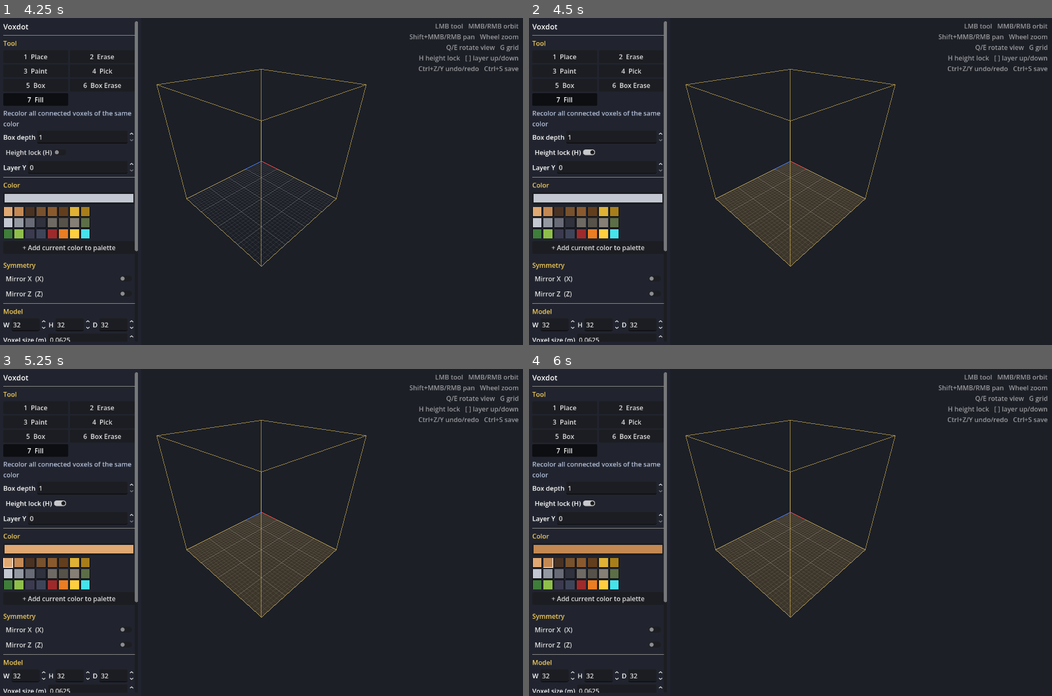
Above: before the commit, frames 1-4 (two rows, left to right).
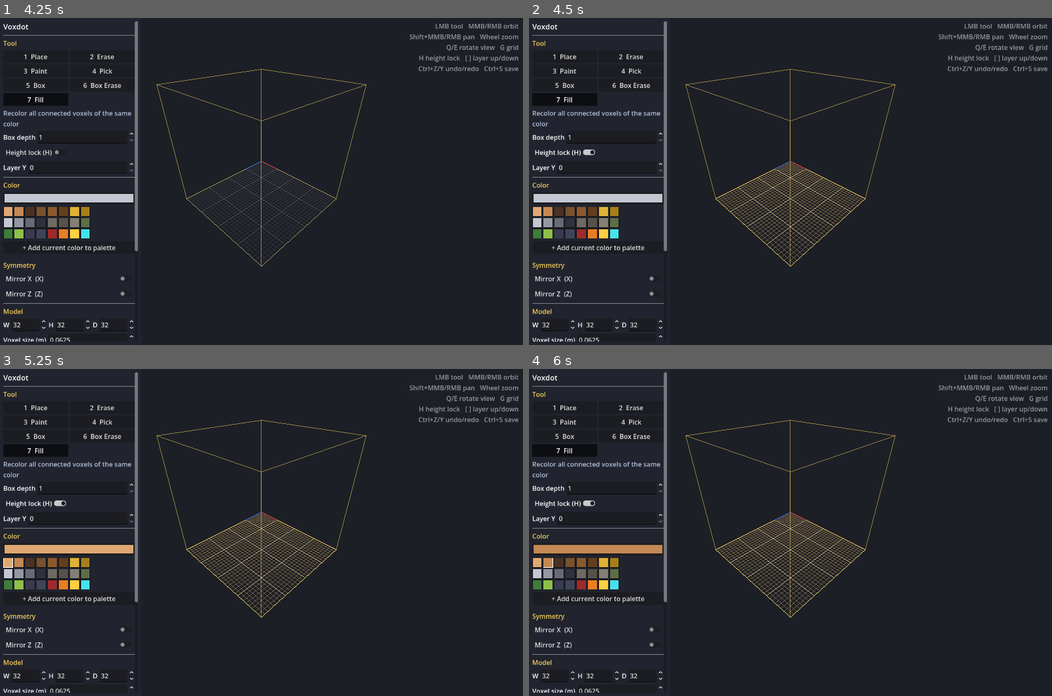
Above: after the commit, the same moments.

Repository: teomurgi/voxdot
Game: Godot game, scene res://scenes/voxdot.tscn
Same seed, same stepped clock (60 frames per second), same inputs: the game is played once before the commit and once after it.
Inputs (mouse positions are in pixels of both pictures, inside the frame that each line leads up to):
- Up to frame 1 (4.25 s): click "1 Place" at 0.5 s; click "3 Paint" at 1.25 s; click "4 Pick" at 2 s; click "5 Box" at 2.75 s; click "7 Fill" at 3.5 s
- Up to frame 2 (4.5 s): click "Height lock (H)" at 4.25 s
- Up to frame 3 (5.25 s): click (10, 561) at 5.02 s
- Up to frame 4 (6 s): click (549, 561) at 5.77 s

Frame 1 is identical in both runs. In frame 2, 4.6% of the frame differs, in the area x 35-65%, y 44-76%; in frame 3, 4.6%; in frame 4, 4.6%.

Commit message:
Add README screenshots and a golden work-plane overlay
- docs/screenshots/: three 1440x900 captures of the editor (castle model,
  box tool preview, height lock), generated by tools/make_screenshots.gd,
  which drives the editor scene in a SubViewport and saves the frames
- The height-lock work plane is now drawn as a golden line grid over the
  model's footprint instead of a filled sheet, so it no longer muddies the
  colours of the model underneath and it follows the model as it grows
- README: hero image, a Screenshots section and how to regenerate them

Diff:
--- a/scripts/editor/voxel_model_editor.gd
+++ b/scripts/editor/voxel_model_editor.gd
@@ -85,7 +85,10 @@
 func _ready() -> void:
 	_build_world()
 	_build_ui()
-	doc.changed.connect(func() -> void: _mesh_dirty = true)
+	doc.changed.connect(func() -> void:
+		_mesh_dirty = true
+		if height_lock:
+			_update_layer_plane())
 	doc.meta_changed.connect(_on_meta_changed)
 	doc.history_changed.connect(_refresh_history_buttons)
 	_on_meta_changed()
@@ -196,8 +199,11 @@
 
 	_mirror_x_mi = _make_mirror_plane("MirrorX")
 	_mirror_z_mi = _make_mirror_plane("MirrorZ")
-	_layer_mi = _make_mirror_plane("WorkLayer")
-	((_layer_mi.mesh as QuadMesh).material as StandardMaterial3D).albedo_color = Color(1.0, 0.75, 0.25, 0.14)
+	_layer_mi = MeshInstance3D.new()
+	_layer_mi.name = "WorkLayer"
+	_layer_mi.cast_shadow = GeometryInstance3D.SHADOW_CASTING_SETTING_OFF
+	_layer_mi.visible = false
+	add_child(_layer_mi)
 
 
 func _make_mirror_plane(node_name: String) -> MeshInstance3D:
@@ -284,12 +290,63 @@
 	_update_layer_plane()
 
 
+## Draws the work layer as a golden slice grid over the model's footprint.
+## Lines instead of a filled sheet, so what is underneath stays readable.
 func _update_layer_plane() -> void:
 	var b: Vector3i = doc.bounds
 	work_layer = clampi(work_layer, 0, b.y - 1)
-	_layer_mi.position = Vector3(b.x * 0.5, float(work_layer) + 0.002, b.z * 0.5)
-	_layer_mi.rotation_degrees = Vector3(-90, 0, 0)
-	(_layer_mi.mesh as QuadMesh).size = Vector2(b.x, b.z)
+	var lo := Vector3(INF, INF, INF)
+	var hi := Vector3(-INF, -INF, -INF)
+	for p: Vector3i in doc.grid:
+		lo = lo.min(Vector3(p))
+		hi = hi.max(Vector3(p) + Vector3.ONE)
+	if doc.grid.is_empty():
+		lo = Vector3.ZERO
+		hi = Vector3(b)
+	var x0: int = floori(lo.x)
+	var x1: int = ceili(hi.x)
+	var z0: int = floori(lo.z)
+	var z1: int = ceili(hi.z)
+	var y: float = float(work_layer) + 0.002
+	var minor := Color(1.0, 0.72, 0.25, 0.30)
+	var major := Color(1.0, 0.86, 0.48, 0.65)
+	var verts := PackedVector3Array()
+	var cols := PackedColorArray()
+	for x in range(x0, x1 + 1):
+		var c: Color = major if x % 8 == 0 else minor
+		verts.append(Vector3(x, y, z0))
+		verts.append(Vector3(x, y, z1))
+		cols.append(c)
+		cols.append(c)
+	for z in range(z0, z1 + 1):
+		var c: Color = major if z % 8 == 0 else minor
+		verts.append(Vector3(x0, y, z))
+		verts.append(Vector3(x1, y, z))
+		cols.append(c)
+		cols.append(c)
+	var border := Color(1.0, 0.78, 0.22, 0.95)
+	for pair: Array in [
+		[Vector3(x0, y, z0), Vector3(x1, y, z0)],
+		[Vector3(x0, y, z1), Vector3(x1, y, z1)],
+		[Vector3(x0, y, z0), Vector3(x0, y, z1)],
+		[Vector3(x1, y, z0), Vector3(x1, y, z1)],
+	]:
+		verts.append(pair[0])
+		verts.append(pair[1])
+		cols.append(border)
+		cols.append(border)
+	var arrays: Array = []
+	arrays.resize(Mesh.ARRAY_MAX)
+	arrays[Mesh.ARRAY_VERTEX] = verts
+	arrays[Mesh.ARRAY_COLOR] = cols
+	var mesh := ArrayMesh.new()
+	mesh.add_surface_from_arrays(Mesh.PRIMITIVE_LINES, arrays)
+	var mat := StandardMaterial3D.new()
+	mat.shading_mode = BaseMaterial3D.SHADING_MODE_UNSHADED
+	mat.vertex_color_use_as_albedo = true
+	mat.transparency = BaseMaterial3D.TRANSPARENCY_ALPHA
+	mesh.surface_set_material(0, mat)
+	_layer_mi.mesh = mesh
 	_layer_mi.visible = height_lock
 
 
--- /dev/null
+++ b/tools/make_screenshots.gd
@@ -0,0 +1,256 @@
+extends SceneTree
+
+## Generates the README screenshots by driving the editor scene directly and
+## grabbing the rendered frame, so no compositor or mouse is involved.
+##
+## Run: godot --path . -s tools/make_screenshots.gd
+##
+## Writes PNGs to docs/screenshots/.
+
+const OUT_DIR: String = "res://docs/screenshots"
+
+const C_STONE := Color("6e6a63")
+const C_STONE_DARK := Color("565249")
+const C_STONE_LIGHT := Color("857f75")
+const C_MOSS := Color("5c6e46")
+const C_GRASS := Color("4a6b33")
+const C_DIRT := Color("3f3226")
+const C_ROOF := Color("3b3a4f")
+const C_ROOF_DARK := Color("2c2b3c")
+const C_WOOD := Color("6e4a26")
+const C_WOOD_DARK := Color("4a3222")
+const C_BANNER := Color("8f2d2d")
+const C_GOLD := Color("dfb134")
+const C_GLASS := Color("1b2a3a")
+const C_FIRE := Color("eb7d22")
+
+const SHOT_SIZE := Vector2i(1440, 900)
+
+var _ed: VoxelModelEditor
+var _view: SubViewport
+
+
+func _initialize() -> void:
+	_view = SubViewport.new()
+	_view.size = SHOT_SIZE
+	_view.render_target_update_mode = SubViewport.UPDATE_ALWAYS
+	_view.transparent_bg = false
+	_view.handle_input_locally = false
+	root.add_child(_view)
+	_ed = (load("res://scenes/voxdot.tscn") as PackedScene).instantiate() as VoxelModelEditor
+	_view.add_child(_ed)
+	_run.call_deferred()
+
+
+func _run() -> void:
+	await process_frame
+	await process_frame
+	DirAccess.make_dir_recursive_absolute(ProjectSettings.globalize_path(OUT_DIR))
+	# Drive everything by hand: the editor's _process would overwrite the
+	# hover state with a mouse ray we do not have.
+	_ed.set_process(false)
+	await _shot_editor()
+	await _shot_height_lock()
+	await _shot_box_tool()
+	print("screenshots written to ", ProjectSettings.globalize_path(OUT_DIR))
+	quit()
+
+
+func _grab(file_name: String) -> void:
+	await process_frame
+	await process_frame
+	var img: Image = _view.get_texture().get_image()
+	var path: String = ProjectSettings.globalize_path(OUT_DIR.path_join(file_name))
+	img.save_png(path)
+	print("  ", path, "  ", img.get_size())
+
+
+## Sets the document contents and frames the camera on the result.
+func _load_model(grid: Dictionary, voxel_size: float = 0.0625) -> void:
+	_ed.doc.reset()
+	_ed.doc.set_voxel_size(voxel_size)
+	_ed.doc.grid = grid
+	_ed.doc.changed.emit()
+	_ed._rebuild_mesh()
+
+
+## --- Shot 1: the editor with a finished model ---
+
+func _shot_editor() -> void:
+	_load_model(_build_castle())
+	_ed._set_tool(VoxelModelEditor.Tool.PLACE)
+	_ed._set_color(Color("c2c7d1"))
+	_ed._hover = {"valid": true, "cell": Vector3i(14, 10, 14), "normal": Vector3i.UP, "face_coord": 10.0}
+	_ed._update_ghost()
+	_frame(Vector3(13, 6, 13), 37.0)
+	await _grab("01-editor.png")
+
+
+## --- Shot 2: height lock, building on a work plane ---
+
+func _shot_height_lock() -> void:
+	_load_model(_build_construction())
+	_ed._set_tool(VoxelModelEditor.Tool.PLACE)
+	_ed._set_color(Color("dfb134"))
+	_ed._set_layer(9)
+	_ed._set_color(Color("dfb134"))
+	_ed._hover = {"valid": true, "cell": Vector3i(7, 9, 7), "normal": Vector3i.UP, "face_coord": 9.0}
+	_ed._update_ghost()
+	_frame(Vector3(11, 6, 11), 33.0)
+	await _grab("02-height-lock.png")
+
+
+## --- Shot 3: the box tool previewing an extrusion ---
+
+func _shot_box_tool() -> void:
+	_load_model(_build_castle())
+	_ed.set_process(false)
+	# Reset the state left over from the previous shot.
+	_ed._set_layer(0)
+	_ed._set_height_lock(false)
+	_ed._set_tool(VoxelModelEditor.Tool.BOX)
+	_ed._depth_spin.value = 4
+	_ed._set_color(Color("45e3eb"))
+	_ed._stroke_tool = VoxelModelEditor.Tool.BOX
+	_ed._stroking = true
+	_ed._plane_axis = 1
+	_ed._plane_normal = Vector3i.UP
+	_ed._plane_layer = 0
+	_ed._plane_coord = 0.0
+	_ed._stroke_start = Vector3i(9, 0, 19)
+	_ed._box_end = Vector3i(15, 0, 23)
+	_ed._update_ghost()
+	_frame(Vector3(13, 6, 13), 37.0)
+	await _grab("03-box-tool.png")
+	_ed._stroking = false
+
+
+## Points the camera at a spot from the current yaw/pitch.
+func _frame(center: Vector3, distance: float) -> void:
+	_ed._focus = center
+	_ed._distance = distance
+	_ed._update_camera()
+
+
+# --- Model building ---
+
+func _build_castle() -> Dictionary:
+	var g: Dictionary = {}
+	# Ground
+	VoxelMeshBuilder.fill_box(g, Vector3i(0, 0, 0), Vector3i(26, 1, 26), C_GRASS)
+	for i in range(26):
+		g[Vector3i(i, 0, 0)] = C_DIRT
+		g[Vector3i(i, 0, 25)] = C_DIRT
+		g[Vector3i(0, 0, i)] = C_DIRT
+		g[Vector3i(25, 0, i)] = C_DIRT
+	# Cobblestone path from the gate to the keep
+	for i in range(26):
+		g[Vector3i(12, 0, i)] = C_STONE_DARK if i % 2 == 0 else C_STONE
+		g[Vector3i(13, 0, i)] = C_STONE
+	# Curtain walls with crenellations
+	for i in range(26):
+		var h: int = 5
+		VoxelMeshBuilder.fill_box(g, Vector3i(i, 1, 0), Vector3i(1, h, 1), C_STONE)
+		VoxelMeshBuilder.fill_box(g, Vector3i(i, 1, 25), Vector3i(1, h, 1), C_STONE)
+		VoxelMeshBuilder.fill_box(g, Vector3i(0, 1, i), Vector3i(1, h, 1), C_STONE)
+		VoxelMeshBuilder.fill_box(g, Vector3i(25, 1, i), Vector3i(1, h, 1), C_STONE)
+		if i % 2 == 0:
+			VoxelMeshBuilder.fill_box(g, Vector3i(i, 1 + h, 0), Vector3i(1, 1, 1), C_STONE_LIGHT)
+			VoxelMeshBuilder.fill_box(g, Vector3i(i, 1 + h, 25), Vector3i(1, 1, 1), C_STONE_LIGHT)
+			VoxelMeshBuilder.fill_box(g, Vector3i(0, 1 + h, i), Vector3i(1, 1, 1), C_STONE_LIGHT)
+			VoxelMeshBuilder.fill_box(g, Vector3i(25, 1 + h, i), Vector3i(1, 1, 1), C_STONE_LIGHT)
+	# Gate on the south wall
+	VoxelMeshBuilder.fill_box(g, Vector3i(11, 1, 25), Vector3i(4, 4, 1), C_WOOD_DARK)
+	VoxelMeshBuilder.fill_box(g, Vector3i(12, 1, 25), Vector3i(2, 3, 1), C_WOOD)
+	VoxelMeshBuilder.fill_box(g, Vector3i(11, 5, 25), Vector3i(4, 1, 1), C_STONE_LIGHT)
+	for x in range(11, 15):
+		g[Vector3i(x, 1, 25)] = C_STONE_DARK
+		g[Vector3i(x, 2, 25)] = C_STONE_DARK
+		g[Vector3i(x, 3, 25)] = C_WOOD
+		g[Vector3i(x, 4, 25)] = C_WOOD
+	# Corner towers with conical roofs
+	for corner: Vector2i in [Vector2i(0, 0), Vector2i(23, 0), Vector2i(0, 23), Vector2i(23, 23)]:
+		_tower(g, corner)
+	# Keep in the middle
+	VoxelMeshBuilder.fill_box(g, Vector3i(8, 1, 8), Vector3i(10, 9, 10), C_STONE)
+	VoxelMeshBuilder.fill_box(g, Vector3i(9, 1, 9), Vector3i(8, 9, 8), C_STONE_LIGHT)
+	VoxelMeshBuilder.fill_box(g, Vector3i(8, 10, 8), Vector3i(10, 1, 10), C_STONE_DARK)
+	# Pitched roof: each course is two voxels smaller and one higher
+	for i in range(5):
+		var size: int = 10 - i * 2
+		var off: int = 8 + i
+		VoxelMeshBuilder.fill_box(g, Vector3i(off, 11 + i, off), Vector3i(size, 1, size), C_ROOF if i % 2 == 0 else C_ROOF_DARK)
+	VoxelMeshBuilder.fill_box(g, Vector3i(12, 16, 12), Vector3i(1, 2, 1), C_GOLD)
+	# Keep windows: recolour the wall face so they sit flush
+	for y in [4, 7]:
+		for dx in [12, 13]:
+			g[Vector3i(dx, y, 7)] = C_GLASS
+			g[Vector3i(dx, y + 1, 7)] = C_GLASS
+			g[Vector3i(dx, y, 18)] = C_GLASS
+			g[Vector3i(dx, y + 1, 18)] = C_GLASS
+		for dz in [12, 13]:
+			g[Vector3i(7, y, dz)] = C_GLASS
+			g[Vector3i(7, y + 1, dz)] = C_GLASS
+			g[Vector3i(18, y, dz)] = C_GLASS
+			g[Vector3i(18, y + 1, dz)] = C_GLASS
+	# Banners on the west and east walls
+	for z: int in [6, 19]:
+		VoxelMeshBuilder.fill_box(g, Vector3i(0, 2, z), Vector3i(1, 4, 2), C_BANNER)
+		VoxelMeshBuilder.fill_box(g, Vector3i(25, 2, z), Vector3i(1, 4, 2), C_BANNER)
+		VoxelMeshBuilder.fill_box(g, Vector3i(0, 6, z), Vector3i(1, 1, 2), C_GOLD)
+		VoxelMeshBuilder.fill_box(g, Vector3i(25, 6, z), Vector3i(1, 1, 2), C_GOLD)
+	# Braziers beside the gate
+	for x: int in [9, 16]:
+		VoxelMeshBuilder.fill_box(g, Vector3i(x, 1, 22), Vector3i(1, 2, 1), C_WOOD)
+		g[Vector3i(x, 3, 22)] = C_FIRE
+	# Mossy patches on the walls
+	g[Vector3i(4, 3, 0)] = C_MOSS
+	g[Vector3i(21, 2, 25)] = C_MOSS
+	return g
+
+
+func _tower(g: Dictionary, corner: Vector2i) -> void:
+	var x0: int = corner.x
+	var z0: int = corner.y
+	VoxelMeshBuilder.fill_box(g, Vector3i(x0, 1, z0), Vector3i(3, 8, 3), C_STONE)
+	VoxelMeshBuilder.fill_box(g, Vector3i(x0 + 1, 1, z0 + 1), Vector3i(1, 8, 1), C_STONE_LIGHT)
+	# Battlement
+	VoxelMeshBuilder.fill_box(g, Vector3i(x0, 9, z0), Vector3i(3, 1, 3), C_STONE_DARK)
+	VoxelMeshBuilder.fill_box(g, Vector3i(x0, 10, z0), Vector3i(1, 1, 1), C_STONE_LIGHT)
+	VoxelMeshBuilder.fill_box(g, Vector3i(x0 + 2, 10, z0), Vector3i(1, 1, 1), C_STONE_LIGHT)
+	VoxelMeshBuilder.fill_box(g, Vector3i(x0, 10, z0 + 2), Vector3i(1, 1, 1), C_STONE_LIGHT)
+	VoxelMeshBuilder.fill_box(g, Vector3i(x0 + 2, 10, z0 + 2), Vector3i(1, 1, 1), C_STONE_LIGHT)
+	# Stepped conical roof, overhanging the tower by one voxel
+	VoxelMeshBuilder.fill_box(g, Vector3i(x0 - 1, 10, z0 - 1), Vector3i(5, 1, 5), C_ROOF)
+	VoxelMeshBuilder.fill_box(g, Vector3i(x0, 11, z0), Vector3i(3, 1, 3), C_ROOF_DARK)
+	VoxelMeshBuilder.fill_box(g, Vector3i(x0 + 1, 12, z0 + 1), Vector3i(1, 1, 1), C_ROOF)
+	VoxelMeshBuilder.fill_box(g, Vector3i(x0 + 1, 13, z0 + 1), Vector3i(1, 1, 1), C_GOLD)
+	# Arrow slits, flush with the tower wall
+	g[Vector3i(x0 + 1, 5, z0)] = C_GLASS
+	g[Vector3i(x0 + 1, 6, z0)] = C_GLASS
+	g[Vector3i(x0 + 1, 5, z0 + 2)] = C_GLASS
+	g[Vector3i(x0 + 1, 6, z0 + 2)] = C_GLASS
+
+
+## A tower under construction with a floor plate being laid at layer 9:
+## used for the height-lock shot.
+func _build_construction() -> Dictionary:
+	var g: Dictionary = {}
+	VoxelMeshBuilder.fill_box(g, Vector3i(0, 0, 0), Vector3i(24, 1, 24), C_STONE_DARK)
+	# Foundation
+	VoxelMeshBuilder.fill_box(g, Vector3i(9, 1, 9), Vector3i(6, 2, 6), C_STONE)
+	VoxelMeshBuilder.fill_box(g, Vector3i(10, 1, 10), Vector3i(4, 2, 4), C_STONE_LIGHT)
+	# Tower shaft rising through the work plane at layer 9
+	VoxelMeshBuilder.fill_box(g, Vector3i(10, 3, 10), Vector3i(4, 11, 4), C_STONE)
+	VoxelMeshBuilder.fill_box(g, Vector3i(11, 3, 11), Vector3i(2, 11, 2), C_STONE_LIGHT)
+	# Battlement at the top
+	VoxelMeshBuilder.fill_box(g, Vector3i(9, 14, 9), Vector3i(6, 1, 6), C_STONE_DARK)
+	for p: Vector3i in [Vector3i(9, 15, 9), Vector3i(14, 15, 9), Vector3i(9, 15, 14), Vector3i(14, 15, 14)]:
+		VoxelMeshBuilder.fill_box(g, p, Vector3i(1, 1, 1), C_STONE_LIGHT)
+	# A walkway being laid at exactly layer 9, out over the courtyard
+	VoxelMeshBuilder.fill_box(g, Vector3i(4, 9, 10), Vector3i(6, 1, 3), C_STONE_LIGHT)
+	VoxelMeshBuilder.fill_box(g, Vector3i(15, 9, 11), Vector3i(5, 1, 2), C_STONE_LIGHT)
+	# A banner hanging under the walkway
+	VoxelMeshBuilder.fill_box(g, Vector3i(6, 6, 10), Vector3i(2, 3, 1), C_BANNER)
+	VoxelMeshBuilder.fill_box(g, Vector3i(6, 9, 10), Vector3i(2, 1, 1), C_GOLD)
+	return g
Binary file added: docs/screenshots/01-editor.png
Binary file added: docs/screenshots/02-height-lock.png
Binary file added: docs/screenshots/03-box-tool.png
Not shown, changed: README.md
